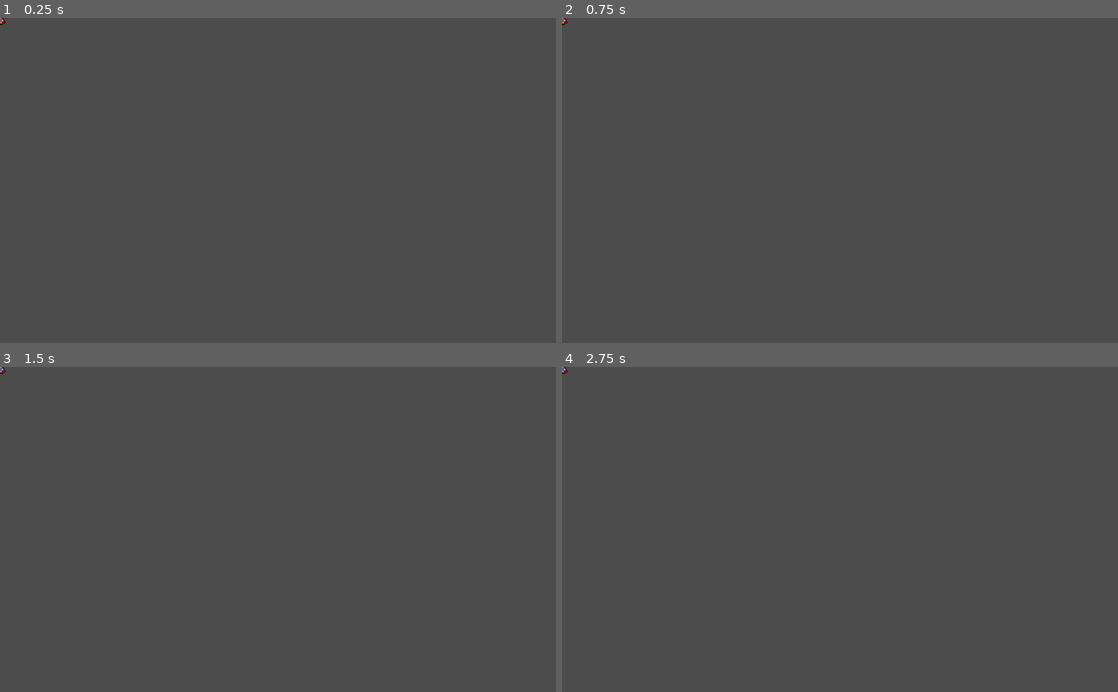
Above: before the commit, frames 1-4 (two rows, left to right).
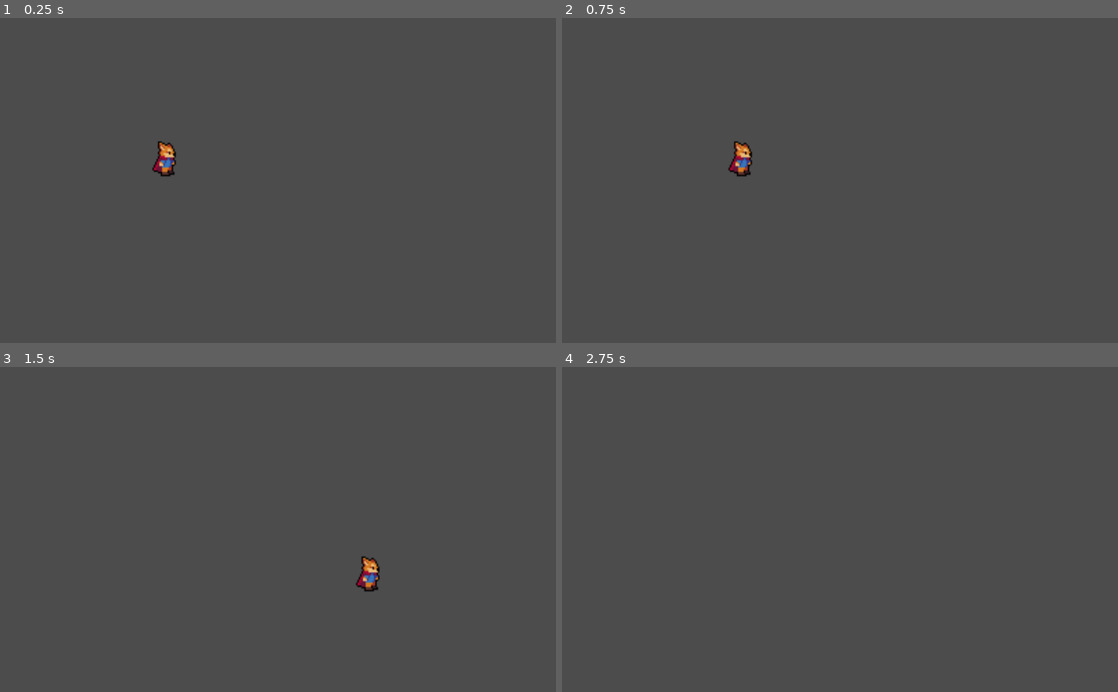
Above: after the commit, the same moments.

Repository: Chinuon/Catharsis-in-apocalypse
Game: Godot game, scene res://path1.tscn
The game is run twice, just before and just after one commit, with the same random seed, the same clock (stepped at 60 frames per second) and the same inputs.
Inputs:
- Up to frame 1 (0.25 s): no input
- Up to frame 2 (0.75 s): tap Enter at 0.5 s; hold Right (ui_right) from 0.53 s (still down)
- Up to frame 3 (1.5 s): release Right (ui_right) at 1.28 s; hold Down (ui_down) from 1.28 s (still down)
- Up to frame 4 (2.75 s): release Down (ui_down) at 2.03 s; hold Right (ui_right) from 2.03 s (still down)

The runs differ from the first frame. In frame 1, 0.3% of the frame differs, in the area x 0-32%, y 0-49%; in frame 2, 0.4%, in the area x 0-35%, y 0-49%; in frame 3, 0.3%; in frame 4, less than 0.1%.
Error before the commit: Parse Error: Unexpected token: Identifier:xtends (res://Player.gd:1)

Commit message:
added player

Diff:
--- a/CIA/Player.gd
+++ b/CIA/Player.gd
@@ -1,4 +1,4 @@
-xtends KinematicBody2D
+extends KinematicBody2D
 
 # Declare member variables here.
 onready var motion = GLOBAL.motion
--- a/CIA/path1.tscn
+++ b/CIA/path1.tscn
@@ -12,9 +12,11 @@
 format = 1
 
 [node name="Player" type="KinematicBody2D" parent="."]
+position = Vector2( 305.831, 255.481 )
 script = ExtResource( 1 )
 
 [node name="Sprite" type="Sprite" parent="Player"]
+position = Vector2( 2.77594, 1.85063 )
+scale = Vector2( 2.53255, 2.67713 )
 texture = ExtResource( 2 )
 hframes = 60
-frame = 21
